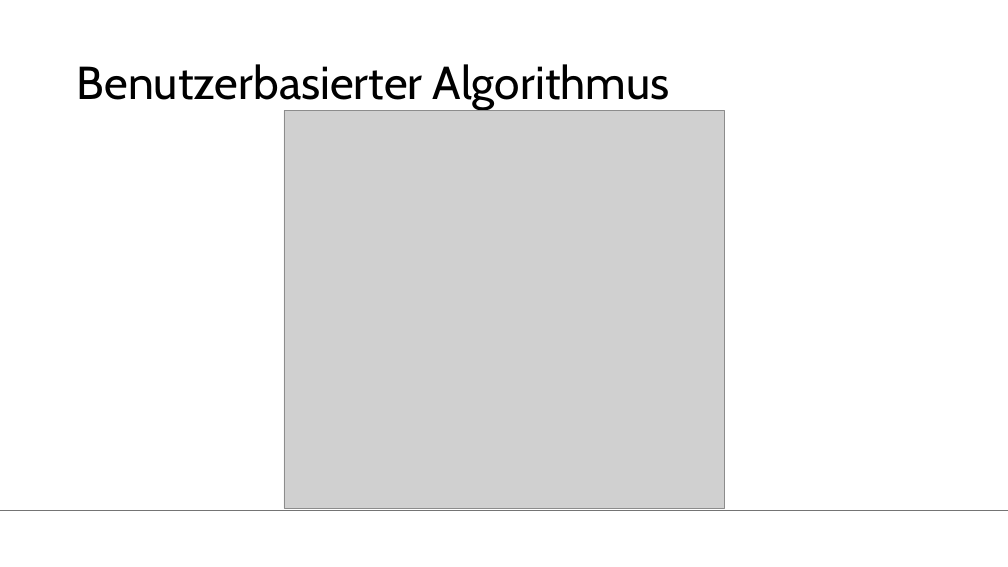
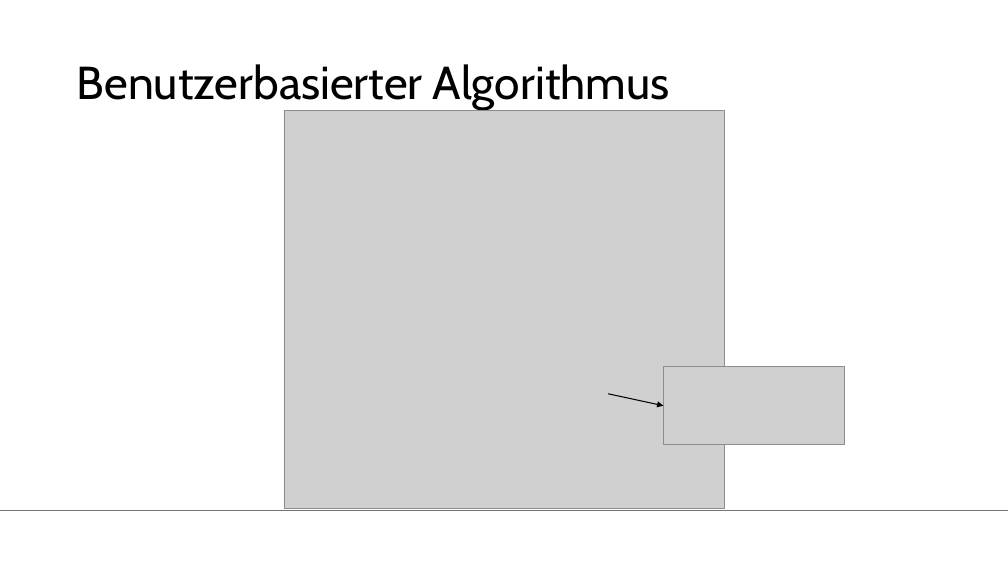
Before and after one commit to Tristan-Bihler/2_Semester_Projekt, a slide deck: slide 3 of Dokumentation/Laura/Folien_Laura.pptx. Drawn at 1008x567 pixels with LibreOffice and Linux fonts; fonts in the diff are those of the drawing; grey boxes stand for pictures; background and template pictures are left out. Boxes give left, top, right and bottom in pixels: in the first picture for what was removed or moved away, otherwise in the second. Text is boxed around its words. In the diff, an @@ line names an element or a change of style, - is before the commit and + after.

```diff
--- a/Dokumentation/Laura/Folien_Laura.pptx
+++ b/Dokumentation/Laura/Folien_Laura.pptx
@@ picture added at (663,367,845,445) @@
@@ arrow added from (608, 394) to (663, 406), #000000 1 pt @@
```
Also in this commit, not shown: 1 other slide changed.
